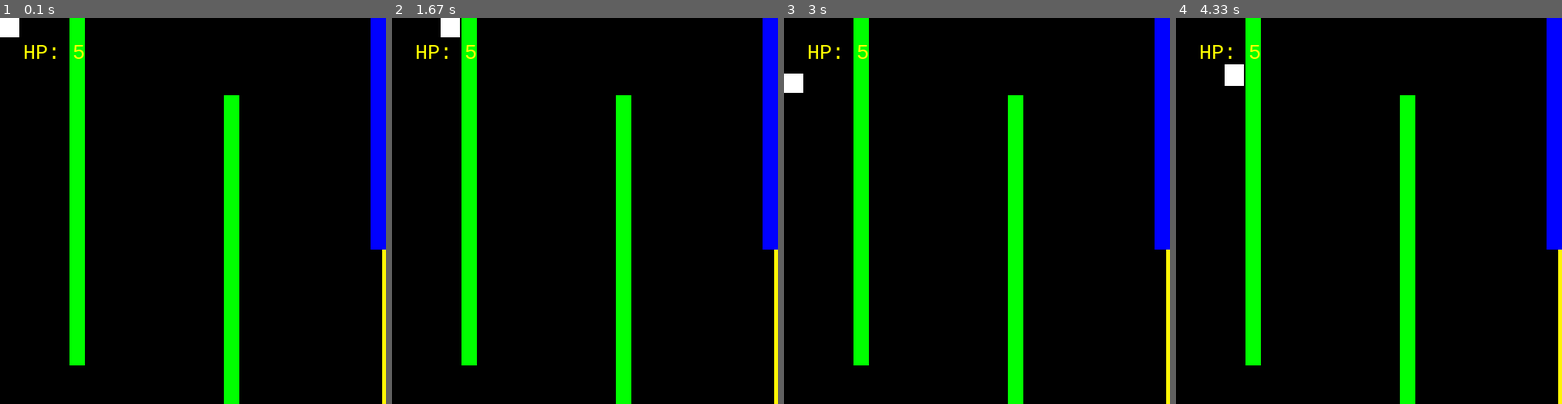
Above: before the commit, frames 1-4 (left to right).
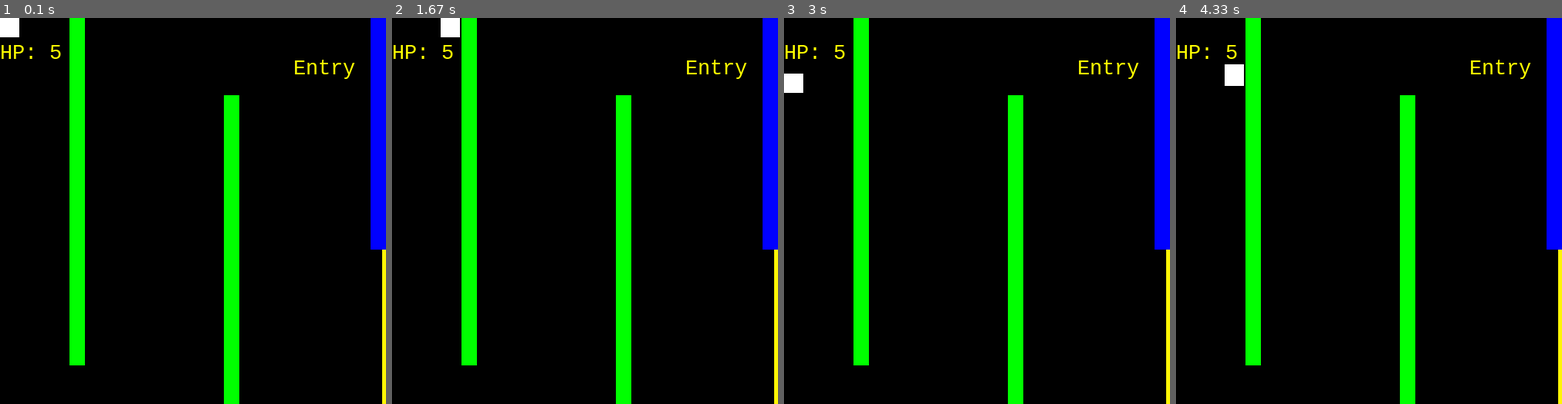
Above: after the commit, the same moments.

Repository: MatthewWilsonBCAA/pygame-stuff
Game: pygame game, started from main.py
The game is run twice, just before and just after one commit, with the same random seed, the same clock (stepped at 60 frames per second) and the same inputs.
Inputs:
- Up to frame 1 (0.1 s): no input
- Up to frame 2 (1.67 s): hold Right 0.33-0.8 s
- Up to frame 3 (3 s): hold Left 1.67-2.2 s; hold Down 2.23-2.53 s
- Up to frame 4 (4.33 s): hold Up 3-3.37 s; hold Right 3.4-4.03 s; hold Down from 4.07 s (still down)

The runs differ from the first frame. In frame 1, 0.5% of the frame differs, in the area x 0-92%, y 7-16%; in frame 2, 0.5%; in frame 3, 0.5%; in frame 4, 0.5%.

Commit message:
added some audio and text

Diff:
--- a/main.py
+++ b/main.py
@@ -18,6 +18,7 @@
 pygame.init()
 clock = pygame.time.Clock()
 font = pygame.font.SysFont('Consolas', 30)
+font_half = pygame.font.SysFont('Consolas', 15)
 
 #screen initialization
 SCREEN_WIDTH = 500
@@ -152,6 +153,9 @@
         pick.kill()
     global selected_room
     global door_warp_list
+    global room_text
+    global room_text_cor
+    pygame.mixer.music.stop()
     selected_room = rooms.room_list[ID]
     door_warp_list = []
     for wall in selected_room:
@@ -170,6 +174,13 @@
             pick_up = PickUp(cor, size)
             pick_ups.add(pick_up)
             all_sprites.add(pick_up)
+        elif "music" in wall:
+            mus = selected_room[wall]["id"]
+            pygame.mixer.music.load(mus)
+            pygame.mixer.music.play(-1)
+        elif "name" in wall:
+            room_text = selected_room[wall]["name"]
+            room_text_cor = cor
         else:
             color = selected_room[wall]["color"]
             new_wall = Wall(cor, size, color)
@@ -202,6 +213,8 @@
 enemies = pygame.sprite.Group()
 blasts = pygame.sprite.Group()
 pick_ups = pygame.sprite.Group()
+room_text = ''
+room_text_cor = (0, 0)
 enter_room(0)
 
 
@@ -240,6 +253,7 @@
         z += 1
 
     for pick in pick_ups:
+        screen.blit(font_half.render("Healing", True, (255, 255, 0)), (pick.rect.left, pick.rect.top-20))
         if pygame.sprite.collide_rect(player, pick):
             player_hp += 1
             pick.kill()
@@ -248,6 +262,7 @@
         screen.blit(entity.surf, entity.rect)
 
     for enemy in enemies:
+        screen.blit(font_half.render("Guard", True, (255, 255, 0)), (enemy.rect.left, enemy.rect.top-20))
         if pygame.sprite.collide_rect(player, enemy):
             enemy.kill()
             player_hp -= 3
@@ -280,8 +295,8 @@
         if timer == 0:
             attack = False
     text = "HP: " + str(player_hp)
-    screen.blit(font.render(text, True, (255, 255, 0)), (30, 30))
-
+    screen.blit(font.render(text, True, (255, 255, 0)), (0, 30))
+    screen.blit(font.render(room_text, True, (255, 255, 0)), room_text_cor)
     #gets the player input, and changes the game state accordingly
     if timer == 0:
         pressed_keys = pygame.key.get_pressed()
--- a/rooms.py
+++ b/rooms.py
@@ -1,4 +1,9 @@
 entry_room = {
+    "name": {
+        "cor": (380, 50),
+        "size": (0, 0),
+        "name": "Entry"
+    },
     "1": {
         "cor": (100, 200),
         "size": (20, 500),
@@ -23,6 +28,11 @@
 }
 
 main_hall = {
+    "name": {
+        "cor": (150, 50),
+        "size": (0, 0),
+        "name": "Main Entrance Hall"
+    },
     "1": {
         "cor": (300, 185),
         "size": (600, 30),
@@ -48,14 +58,24 @@
     "enemy_1": {
         "cor": (300, 300),
         "size": (15, 15)
+    },
+    "music": {
+        "cor": (0, 0),
+        "size": (0, 0),
+        "id": "dubstep.ogg"
     }
 }
 
 throne_room = {
+    "name": {
+        "cor": (250, 350),
+        "size": (0, 0),
+        "name": "Throne Room"
+    },
     "1": {
         "cor": (250, 250),
         "size": (50, 50),
-        "color": "Purple"
+        "color": "Blue"
     },
     "2": {
         "cor": (0, 50),
@@ -72,24 +92,71 @@
         "size": (200, 20),
         "color": "Blue"
     },
+    "5": {
+        "cor": (400, 0),
+        "size": (200, 20),
+        "color": "Blue"
+    },
     "exit_L": {
         "cor": (0, 300),
         "size": (10, 200),
         "warp": (480, 300),
         "id": 1
     },
+    "exit_U": {
+        "cor": (250, 00),
+        "size": (100, 10),
+        "warp": (250, 480),
+        "id": 3
+    },
     "pick_1": {
         "cor": (300, 250),
         "size": (15, 15)
+    },
+    "music": {
+        "cor": (0, 0),
+        "size": (0, 0),
+        "id": "dubstep.ogg"
     }
 }
 
 balcony = {
+    "name": {
+        "cor": (150, 0),
+        "size": (0, 0),
+        "name": "Balcony"
+    },
     "1": {
-        "cor": (0, 50),
-        "size": (20, 300),
+        "cor": (250, 350),
+        "size": (500, 10),
         "color": "Blue"
+    },
+    "2": {
+        "cor": (100, 100),
+        "size": (10, 50),
+        "color": "Green"
+    },
+    "3": {
+        "cor": (250, 100),
+        "size": (10, 50),
+        "color": "Green"
+    },
+    "4": {
+        "cor": (90, 200),
+        "size": (10, 50),
+        "color": "Green"
+    },
+    "exit_D": {
+        "cor": (250, 500),
+        "size": (100, 10),
+        "warp": (250, 20),
+        "id": 2
+    },
+    "music": {
+        "cor": (0, 0),
+        "size": (0, 0),
+        "id": "wind.ogg"
     }
 }
 
-room_list = [entry_room, main_hall, throne_room]
+room_list = [entry_room, main_hall, throne_room, balcony]
Not shown, added: dubstep.ogg
Not shown, added: wind.ogg
